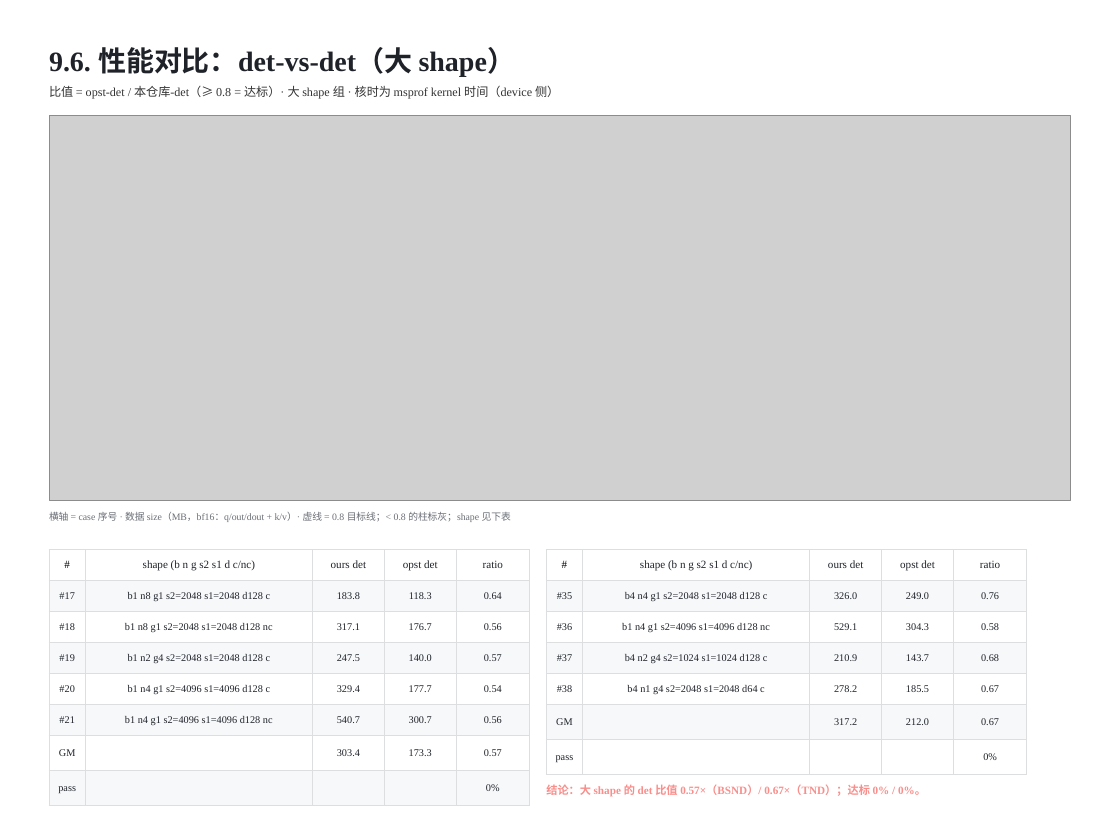
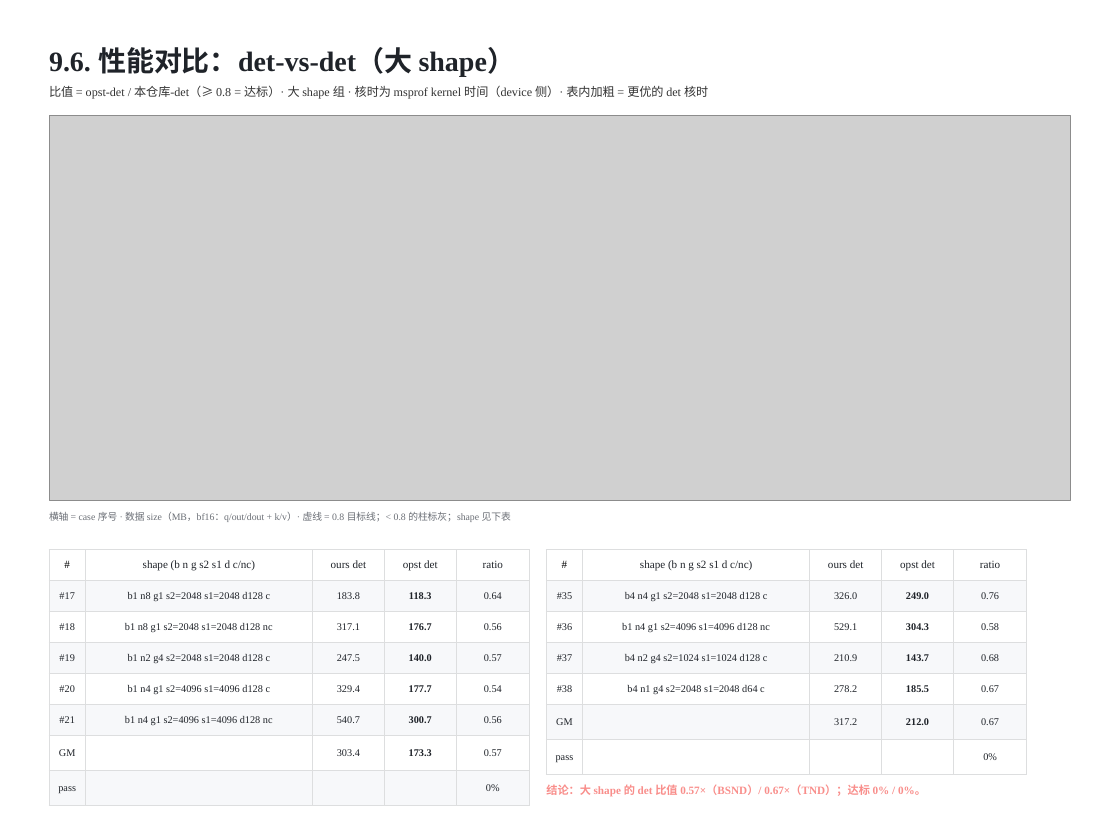
Before and after one commit to guomc9/SeeTen, a slide deck: slide 24 of cases/flash-attention-det-accum/out/v3-index-schedules.pptx. Drawn at 1120x840 pixels with LibreOffice and Linux fonts; fonts in the diff are those of the drawing; grey boxes stand for pictures. Boxes give left, top, right and bottom in pixels: in the first picture for what was removed or moved away, otherwise in the second. Text is boxed around its words. In the diff, an @@ line names an element or a change of style, - is before the commit and + after.

Commit message:
chapter 9 tables: bold the better of ours/opst for every det and nd column
- spec_table cells now parse the documented inline markers (**bold**, ==emph==)
  through _rich_segments, so a single cell can mark its winning value; check_cells
  keeps measuring the rendered run text.
- 9.4-9.6 (det-vs-det), 9.7-9.9 (nd-vs-nd) and 9.10/9.11 (detail, incl. the GM
  rows) bold the smaller kernel time of the ours/opst pair for det and nd
  separately; ratio columns and pass rows stay plain, and each page says what the
  bold means.  9.1-9.3 remain un-bolded because their cells are det/nd penalty
  ratios (the skill's rule is not to bold ratio rows).
- verified programmatically: all 115 data rows match min-of-pair bolding, no
  literal ** / == markers leak into any cell; deck 32 pages, 0 layout issues,
  check_case ALL PASS, verify_demo clean.

```diff
--- a/cases/flash-attention-det-accum/out/v3-index-schedules.pptx
+++ b/cases/flash-attention-det-accum/out/v3-index-schedules.pptx
@@ text at (x1=49, y1=86, x2=708, y2=99): text changed @@
-比值 = opst-det / 本仓库-det（≥ 0.8 = 达标）· 大 shape 组 · 核时为 msprof kernel 时间（device 侧）
+比值 = opst-det / 本仓库-det（≥ 0.8 = 达标）· 大 shape 组 · 核时为 msprof kernel 时间（device 侧）· 表内加粗 = 更优的 det 核时
@@ table at (x1=49, y1=550, x2=529, y2=797) @@
@@ bold on in "118.3", "176.7", "140.0", "177.7" and 2 more places @@
@@ table at (x1=546, y1=550, x2=1027, y2=766) @@
@@ bold on in "249.0", "304.3", "143.7", "185.5" and 1 more places @@
```
Also in this commit, not shown: 7 other slides changed, 2 other files.
